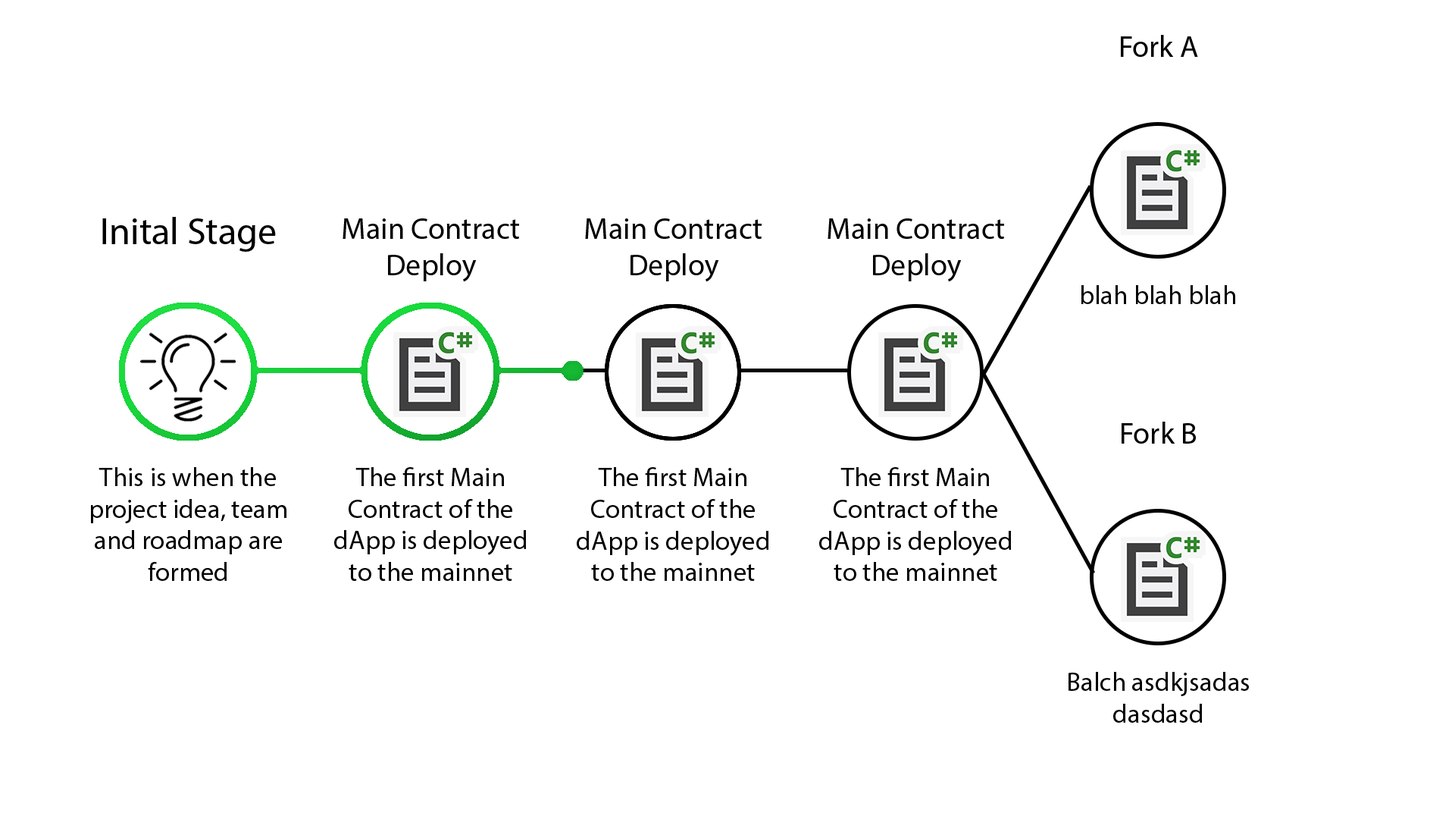
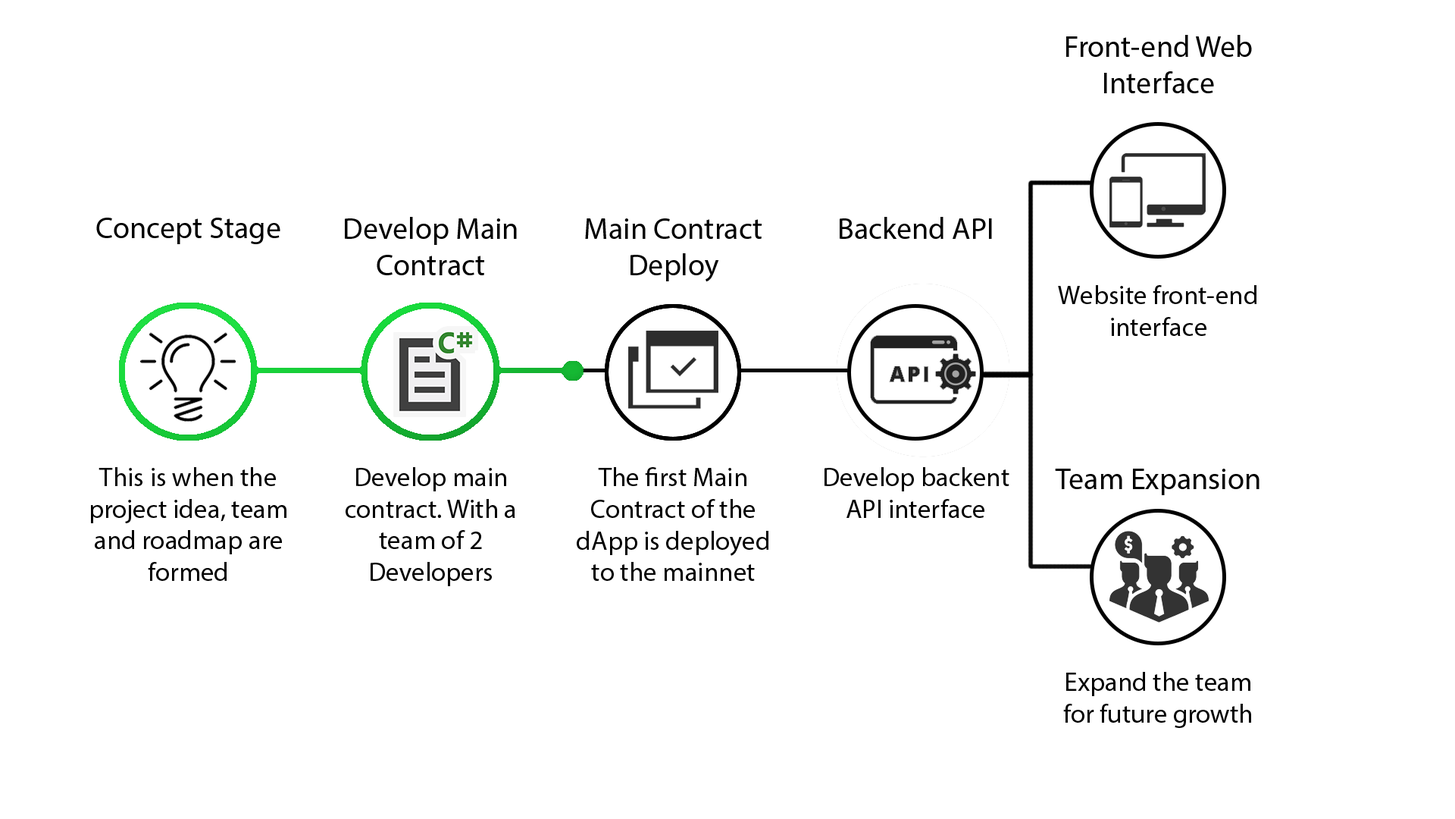
Revision of a layered 1455px x 819px image; what changed, layer by layer:
removed layer "Shape 2" from group "Milestone 5a" over [982, 184, 1093, 375]
added layer "Layer 4" in group "Milestone 5a" over [980, 179, 1094, 379]
renamed "Layer 2" to "frontEnd", painted on it over [1109, 144, 1206, 235]
renamed "blah blah blah" to "Website front-end interface", painted on it over [1058, 285, 1257, 336]
renamed "Fork A" to "Front-end Web Interface", painted on it over [1066, 34, 1253, 94]
removed layer "Shape 1" from group "Milestone 5b" over [980, 369, 1096, 574]
added layer "Hue/Saturation 3" in group "Milestone 5b" over [1109, 530, 1209, 623]
added layer "Layer 4 copy" (95%) in group "Milestone 5b" over [980, 370, 1094, 570]
hid "Layer 2" (1st of 2, in "Milestone 5b") over [1121, 530, 1206, 622]
renamed "Balch asdkjsadas dasdasd" to "Expand the team for future growth", painted on it over [1063, 671, 1252, 728]
renamed "Fork B" to "Team Expansion", painted on it over [1055, 421, 1260, 495]
renamed "Layer 2" to "Hue/Saturation 2", moved it above "line", painted on it over [836, 283, 1010, 458]
renamed "The first Main Contract of the dApp is deployed to the mainnet" to "Develop backent API interface", painted on it over [819, 466, 1012, 581]
renamed "Main Contract Deploy" to "Backend API", painted on it over [827, 216, 1005, 282]
renamed "Layer 2" to "Brightness/Contrast 1", moved it above "line", painted on it over [628, 325, 721, 417]
renamed "The first Main Contract of the dApp is deployed to the mainnet" to "Develop main contract. With a team of 2 Developers", painted on it over [334, 466, 527, 586]
renamed "Main Contract Deploy" to "Develop Main Contract", painted on it over [342, 216, 520, 282]
renamed "Inital Stage" to "Concept Stage", painted on it over [96, 216, 281, 252]
